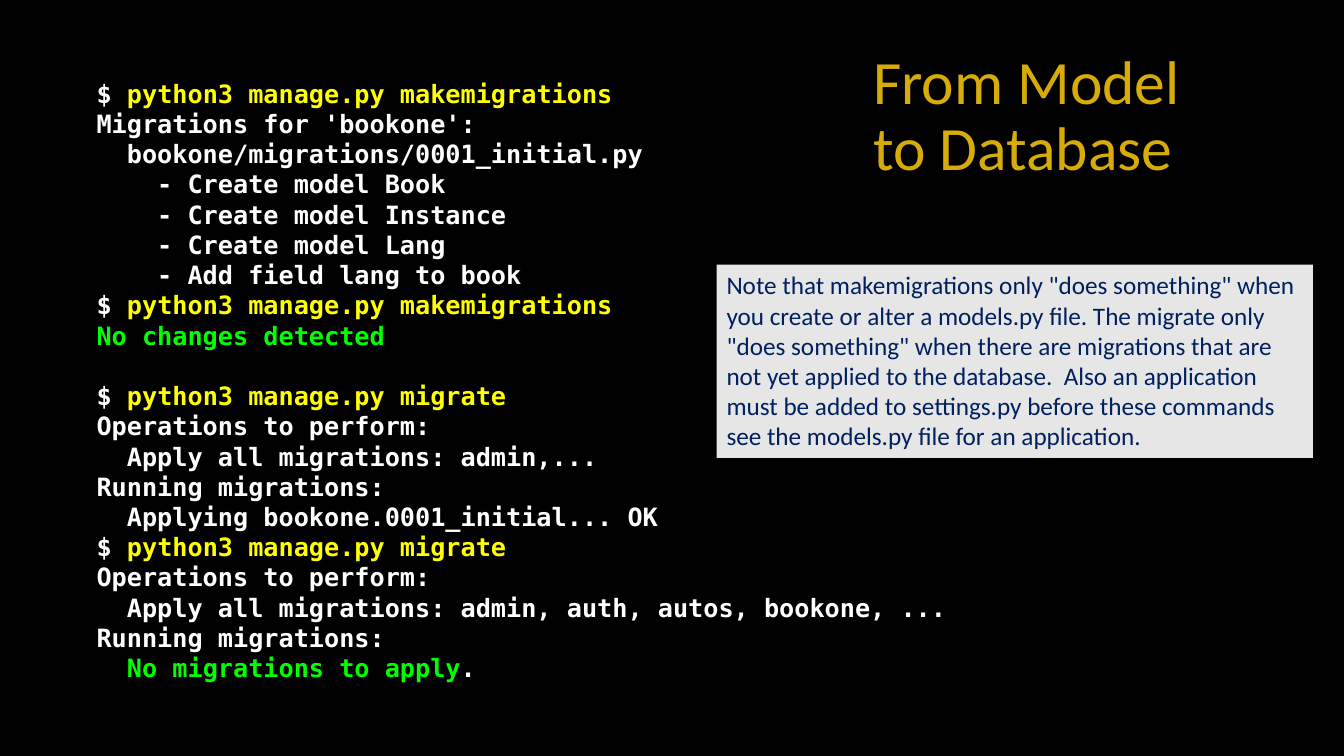
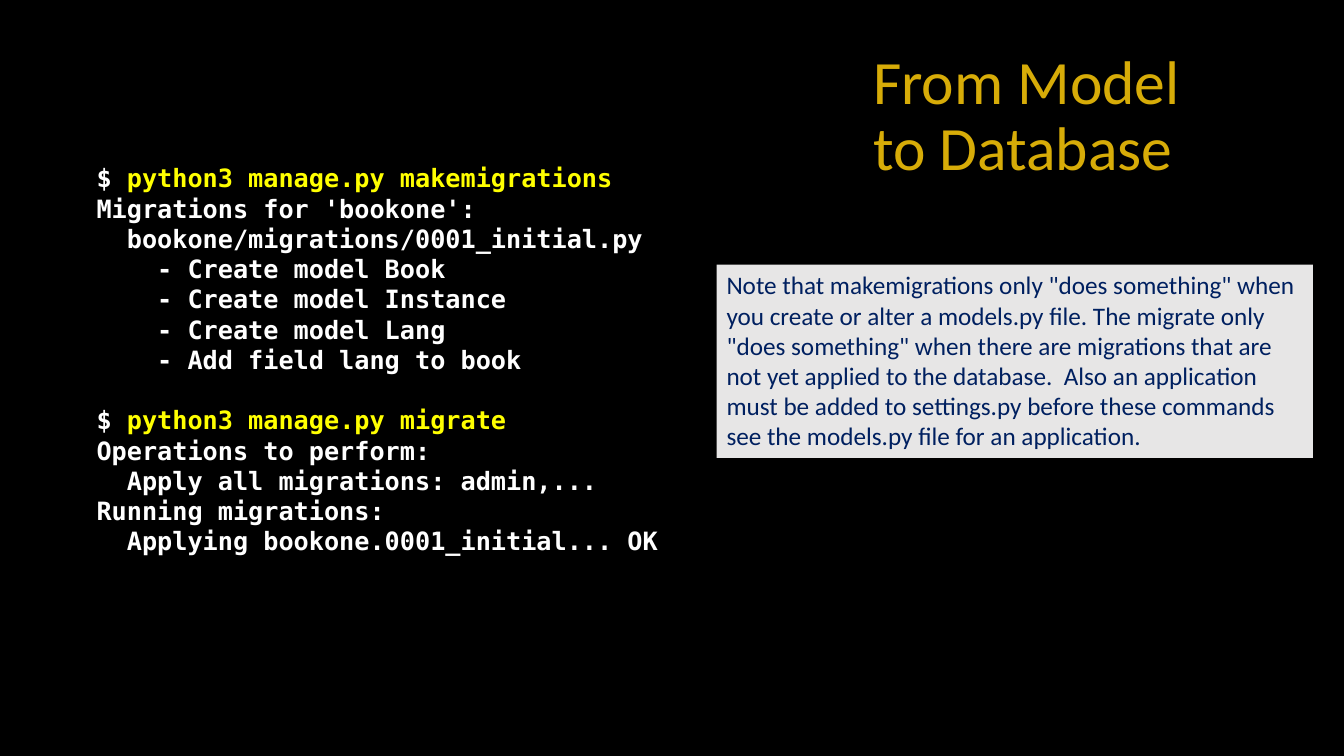
Before and after one commit to csev/dj4e, a slide deck: slide 25 of lectures/DJ-03-One-To-Many.pptx. Drawn at 1344x756 pixels with LibreOffice and Linux fonts; fonts in the diff are those of the drawing. Boxes give left, top, right and bottom in pixels: in the first picture for what was removed or moved away, otherwise in the second. Text is boxed around its words. In the diff, an @@ line names an element or a change of style, - is before the commit and + after.

```diff
--- a/lectures/DJ-03-One-To-Many.pptx
+++ b/lectures/DJ-03-One-To-Many.pptx
@@ text "$ python3 manage.py makemigrations": place and size @@
-text "$ python3 manage.py makemigrations" at (97,82,885,683)
+text "$ python3 manage.py makemigrations" at (97,166,657,556)
@@ text at (97,293,612,351): paragraphs removed @@
-$ python3 manage.py makemigrations
-No changes detected
@@ text at (97,535,885,683): paragraphs removed @@
-$ python3 manage.py migrate
-Operations to perform:
-Apply all migrations: admin, auth, autos, bookone, ...
-Running migrations:
-No migrations to apply.
```
Also in this commit, not shown: 5 other slides changed, 5 other files.
